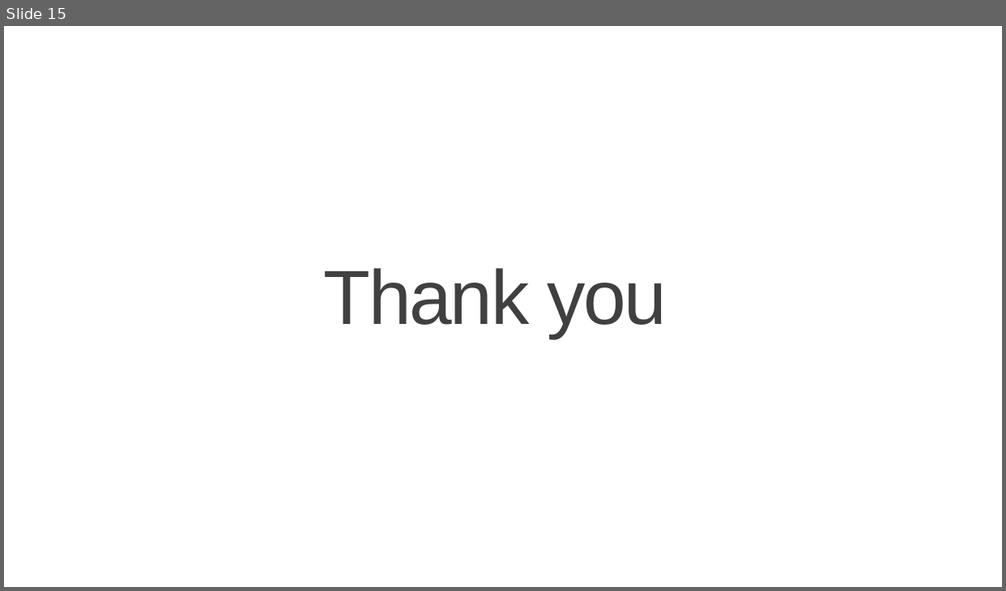
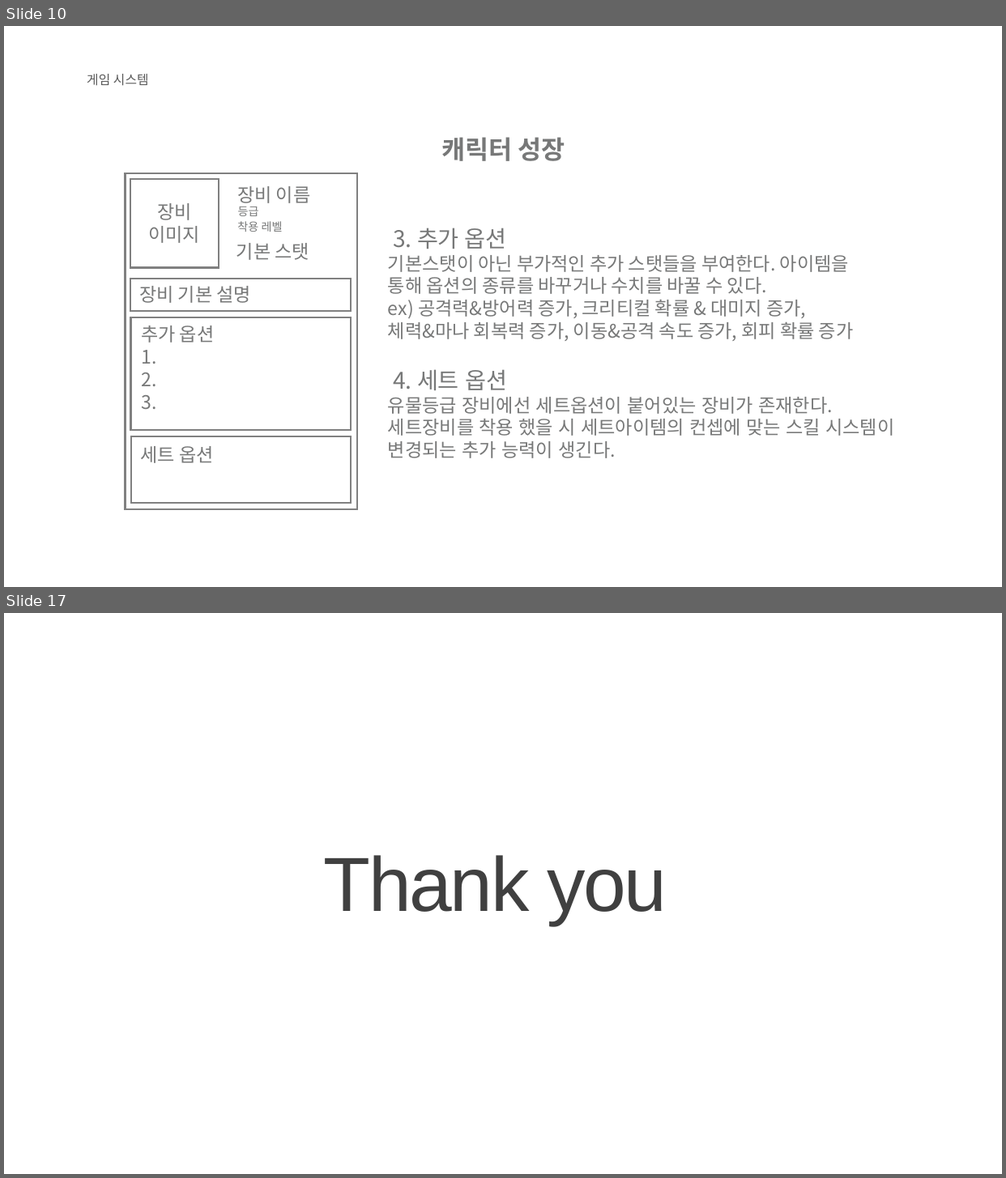
Before and after one commit to KJGoody/Daemonis, a slide deck: Deamonis(데모니스) 기획서/Daemonis PPT.pptx. Shown one above the other, each under a label of ours: slide 15 before the commit, slides 10 and 17 after it; the slides between them are not shown. The pictures are 1006x591 and 1006x1178 pixels, drawn with LibreOffice and Linux fonts; fonts in the diff are those of the drawing; background and template pictures are left out. Boxes give left, top, right and bottom in pixels: in the first picture for what was removed or moved away, otherwise in the second. Text is boxed around its words. In the diff, an @@ line names an element or a change of style, - is before the commit and + after.

```diff
--- a/Deamonis(데모니스) 기획서/Daemonis PPT.pptx
+++ b/Deamonis(데모니스) 기획서/Daemonis PPT.pptx
@@ slide 10 added at (4,26,1002,587), background picture (left out) @@
@@ text added at (87,74,149,86), 12.3 pt, text #595959 @@
+게임 시스템
@@ text added at (441,137,565,161), 24.6 pt, text #777878, bold @@
+캐릭터 성장
@@ text added at (388,228,894,459), 18 pt, text #777878 @@
+3. 추가 옵션
+기본스탯이 아닌 부가적인 추가 스탯들을 부여한다. 아이템을
+통해 옵션의 종류를 바꾸거나 수치를 바꿀 수 있다.
+ex) 공격력&방어력 증가, 크리티컬 확률 & 대미지 증가,
+체력&마나 회복력 증가, 이동&공격 속도 증가, 회피 확률 증가
+4. 세트 옵션
+유물등급 장비에선 세트옵션이 붙어있는 장비가 존재한다.
+세트장비를 착용 했을 시 세트아이템의 컨셉에 맞는 스킬 시스템이
+변경되는 추가 능력이 생긴다.
@@ group added at (126,173,357,510): 8 texts, 5 rectangles @@
+장비 이름
+장비
+이미지
+착용 레벨
+등급
+기본 스탯
+장비 기본 설명
+추가 옵션
+1.
+2.
+3.
+세트 옵션
@@ what was slide 15 is now slide 17 @@
```
Also in this commit, not shown: 2 slides changed, 12 other slides added, 11 slides removed, 1 other file.
